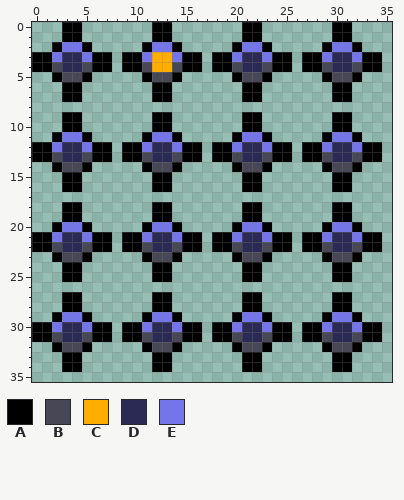
Pixel-art sprite, stored at Sources/Everglow.Function/TileHelper/CableKnot.png. Above is the file before it was changed.
The file is 72x72 pixels, drawn in blocks of 2x2; one block is one cell here. Colours within 5 levels of each other are drawn and written as one.
Palette (. is transparent): A #000000  B #474756  C #ffae00  D #2a2a54  E #7575ea
And afterwards:
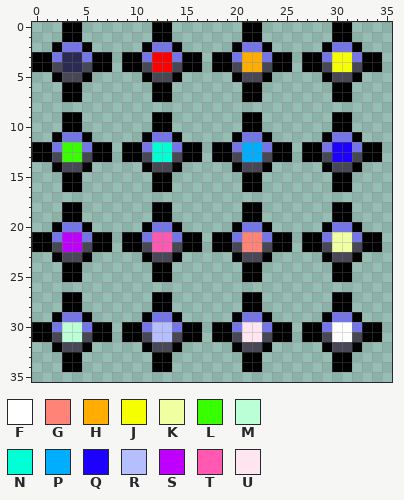
Colours new in this view: F #ffffff  G #ff8377  H #ffae00  J #f6ff00  K #f0ffa0  L #37ff00  M #baffd5  N #00ffd4  P #00aeff  Q #1d00ff  R #b5beff  S #bf00ff  T #ff59b1  U #ffe5f0
Difference:
colour C: #ffae00 -> #ff0000
y 3..4: x 21..22 DD -> HH; x 30..31 DD -> JJ
y 12..13: x 3..4 DD -> LL; x 12..13 DD -> NN; x 21..22 DD -> PP; x 30..31 DD -> QQ
y 21..22: x 3..4 DD -> SS; x 12..13 DD -> TT; x 21..22 DD -> GG; x 30..31 DD -> KK
y 30..31: x 3..4 DD -> MM; x 12..13 DD -> RR; x 21..22 DD -> UU; x 30..31 DD -> FF
